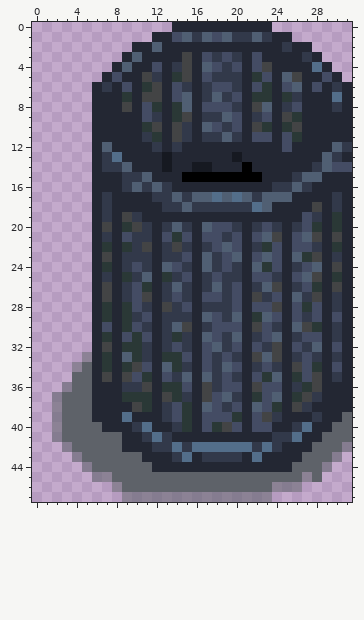
Pixel-art sprite, stored at Game Arts/ThrashBox.png. This is how it looked before the edit.
The file is 32x48 pixels. Colours within 5 levels of each other are drawn and written as one.
The same view after the edit:
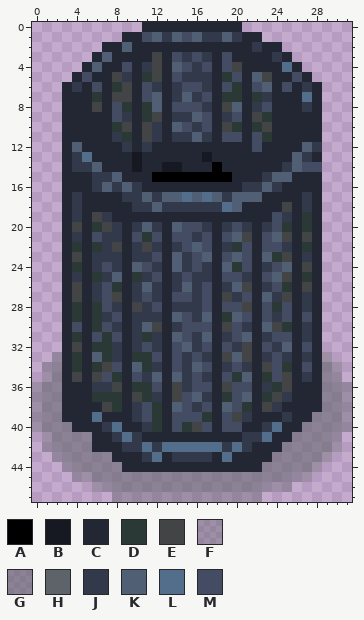
Palette (. is transparent): A #000000  B #161921  C #232733  D #2a3836  E #434445  F #5e62695f  G #5e62698d  H #5e6269  J #32394a  K #505f73  L #536e8a  M #444c64
What changed:
Changed rows in their new state; - is an unchanged pixel.
first column x 0:
 0 -----------CCC-------...--------
 1 ---------CCMKJKMKJJ--CC...------
 2 -------CCK--C---------J--...----
 3 ------CKC-C-E-MJMJC-C-C-J-...---
 4 -----CKC-M-JE-KMJMCME-CC-L-...--
 5 ----CMC-EJ-DE-MJJJCDM-KE-CM-...-
 6 ---CJCMCDE-MJ-JMM-C-D--K--CJC...
 7 ---CCCD-EE-MK-J-JMCDD--J-CCL-...
 8 ---CCCE-MD-DK-MMMJCEK-JM-CCJ-...
 9 ---CCC--MJ-DE-JJKMCJ--ED-CC--...
10 ---CCC--DE-EJ-KMJMCED-DE-CC--...
11 ---CCC--JD-EJ-J-K-CMM--D-CC--...
12 ---CKC-C-J-JC-C-------M--C-KJ...
13 ---CJL-CC-B--C---B--C-----KJ-...
14 ---CJJKCCCB---B-CCA--C---JKMM...
15 ---CCCJJKCCCAAA-----CCCJKKCCC...
16 ---CCCJKJKJCCC-------JJK-CCC-...
17 ---CJC-C-JJK-K-L-LKJK-KCCC-J-...
18 ---CJC-C--JJK--J---LKCCC-E-JC...
19 ---CJCE--CC-------------MJ-DC...
20 ---CECD-JCJKJC-MMJCJMJCJMDCDC...
21 ---CJCM-JCMDMCM-J-CMKECMKECEC...
22 ---CDCDJEC--JCJMKMCJDMCM-JCDC...
23 ---CECJJJC--MCKJM-C--MC-DECJC...
24 ---CDCJMJCKMJCK-MJCKDMCJ-KCEC...
25 ---CJCD-KCDJMC--J-CMMJC-KECDC...
26 ---CECJMDCJKJCJKJMC-KECJMDCEC...
27 ---CECJMECJMJC-MJ-CEJMCKJEC-C...
28 ---CDCDMJCE-MC-JJMCM-EC-DMCJC...
29 ---CDCDJMC-JJCKMJ-CD-MCMJMCMC...
30 ---CMCD-JCJKECJMMMCE-JCKEDCJC...
31 ---CDCM-MCJDJCKMJ-C-MKCJMMCJC...
32 ---CECDDJCJMJC-KJ-CMJECMJKCMC...
33 --FCDCK-JC-DMCMJMJCEKECJMJCJCF..
34 -FGCDCDEMCKDJCM-K-CJ-JCEMDC-CGF.
35 -FGCECEMDC-JKCKJMJC-DKC-MECJCGF.
36 FGGCCCJJECDDMCEJMMCE-MCJDECCCGGF
37 FG-CCCDDDCE-JCEMKJCDMKCDEJCCCGGF
38 FG-CCC-ED-JMDCKMJMCK-DCEJ-CC-GGF
39 FG-CCCL--CJMDC-MMDC-EJCCCJ--GGGF
40 FG-GCCCJL-CJD-M-E-CM--CJL-CGGGGF
41 -F-GGGCCJLJCCC-------JJLCCGGGGF.
42 -FG-GGCCCJJL-L-L---J-JCCCGGGGGF.
43 --FG-GGGCCCJL--JJ-CLC-C-GGGGGF.-
44 ---FG-GGGCCC-----------GGGGGF.--
45 ----FF--GGGGGGGGGGGGGGGGGGFF.---
46 ------FF-GGGGGGGGGGGGGGFFF.-----
47 --------FFFFFFFFFFFFFFF.--------
Boxes around the changes in both pictures, in picture pixels (x1, y1, x2, y2):
changed: (32, 22, 352, 502)
